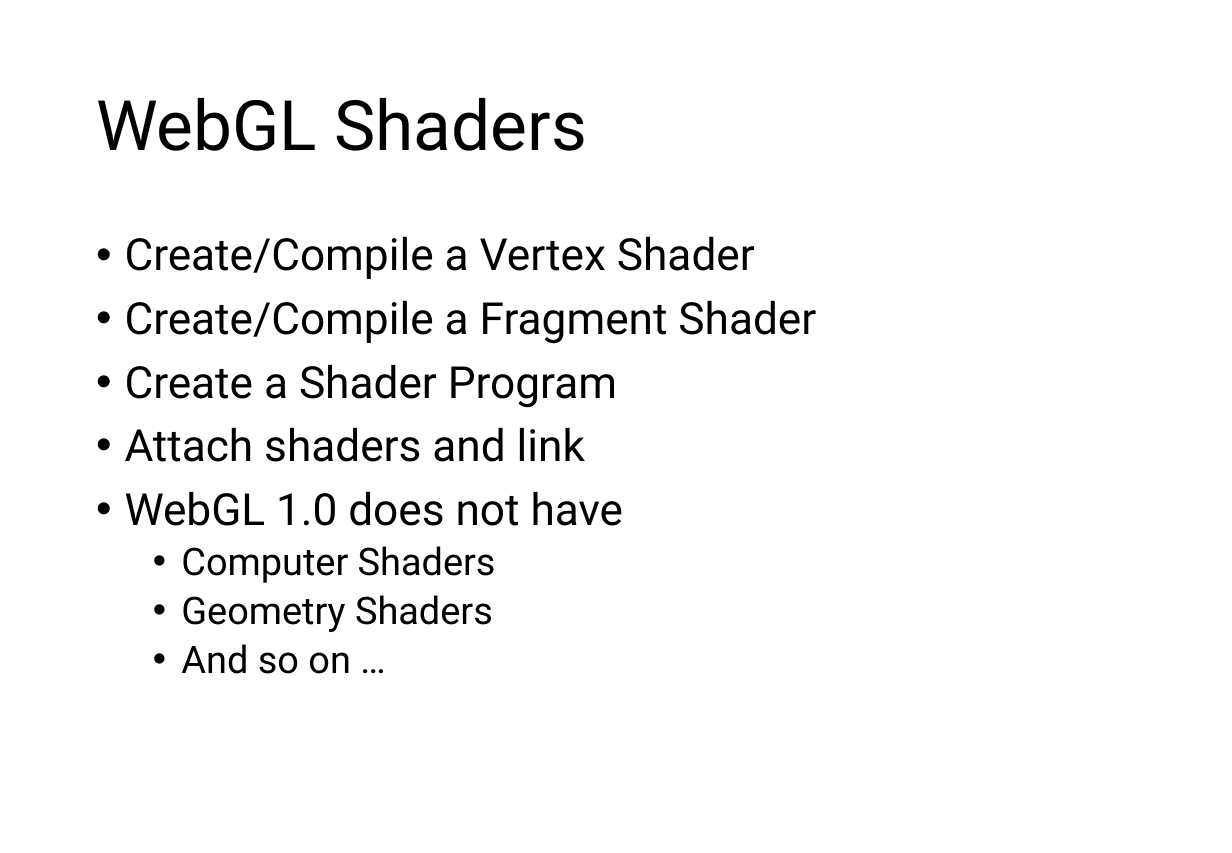
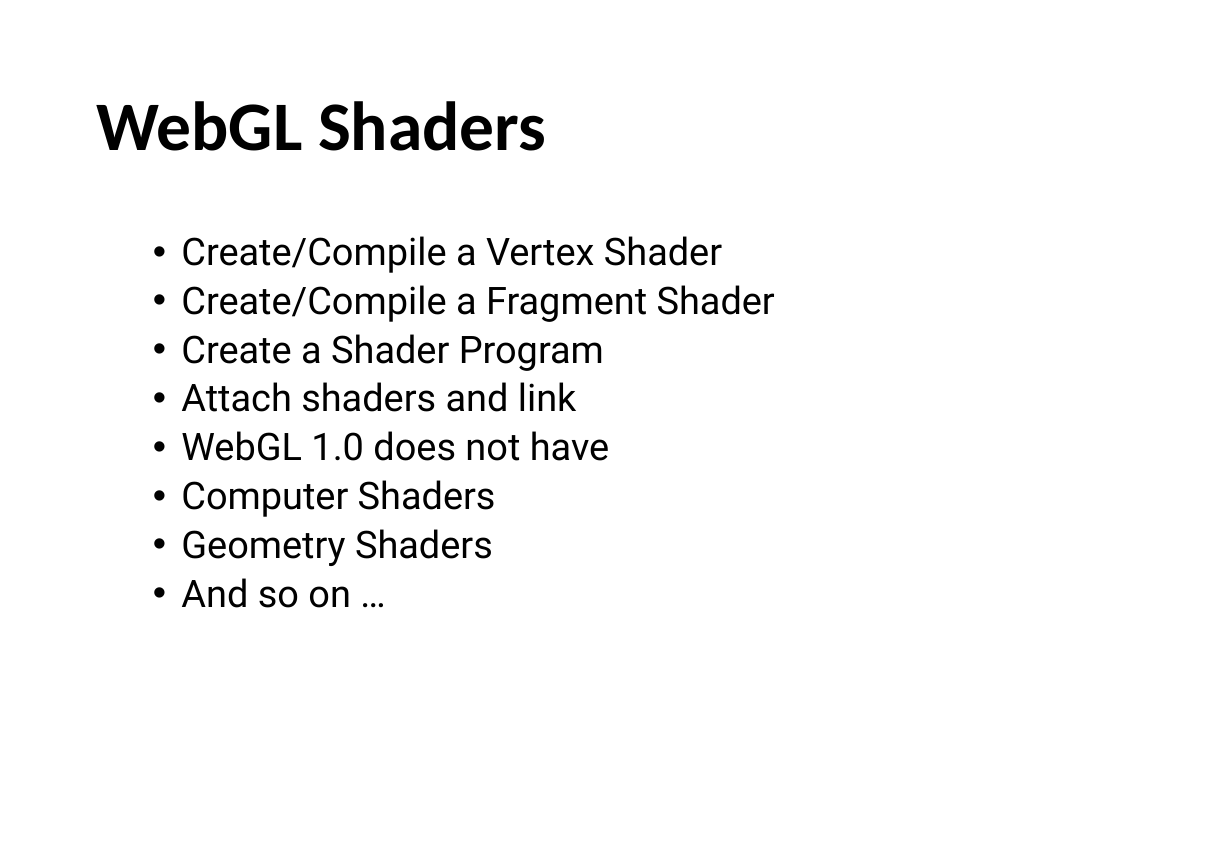
Before and after one commit to RahidZaman/cs481681-cgr, a slide deck: slide 16 of slides/class02-graphics-libxor.pptx. Drawn at 1232x853 pixels with LibreOffice and Linux fonts; fonts in the diff are those of the drawing; background and template pictures are left out. Boxes give left, top, right and bottom in pixels: in the first picture for what was removed or moved away, otherwise in the second. Text is boxed around its words. In the diff, an @@ line names an element or a change of style, - is before the commit and + after.

```diff
--- a/slides/class02-graphics-libxor.pptx
+++ b/slides/class02-graphics-libxor.pptx
@@ title "WebGL Shaders" at [96, 101, 546, 151]: font Roboto to Calibri, bold on @@
@@ text at [181, 236, 775, 461]: size 28 to 24 pt in "Create/Compile a Vertex Shader", "Create/Compile a Fragment Shader", "Create a Shader Program", "Attach shaders and link" and 1 more places; list level 1 to 2 in "Create/Compile a Vertex Shader"; list level 1 to 2 in "Create/Compile a Fragment Shader"; list level 1 to 2 in "Create a Shader Program"; list level 1 to 2 in "Attach shaders and link"; list level 1 to 2 in "WebGL 1.0 does not have" @@
```
Also in this commit, not shown: 16 other slides changed, 2 slides added, 1 slide removed, 16 other files.
